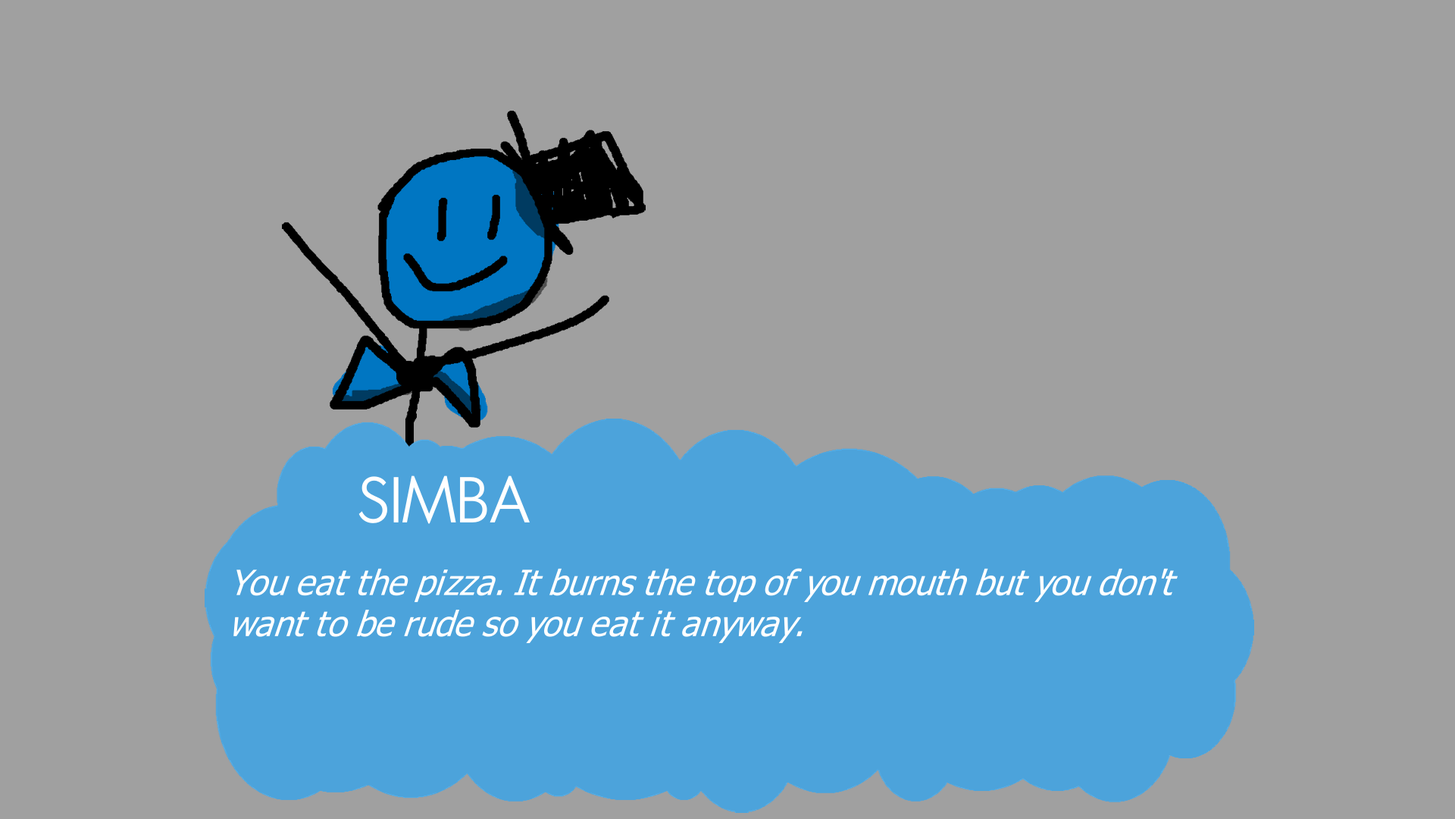
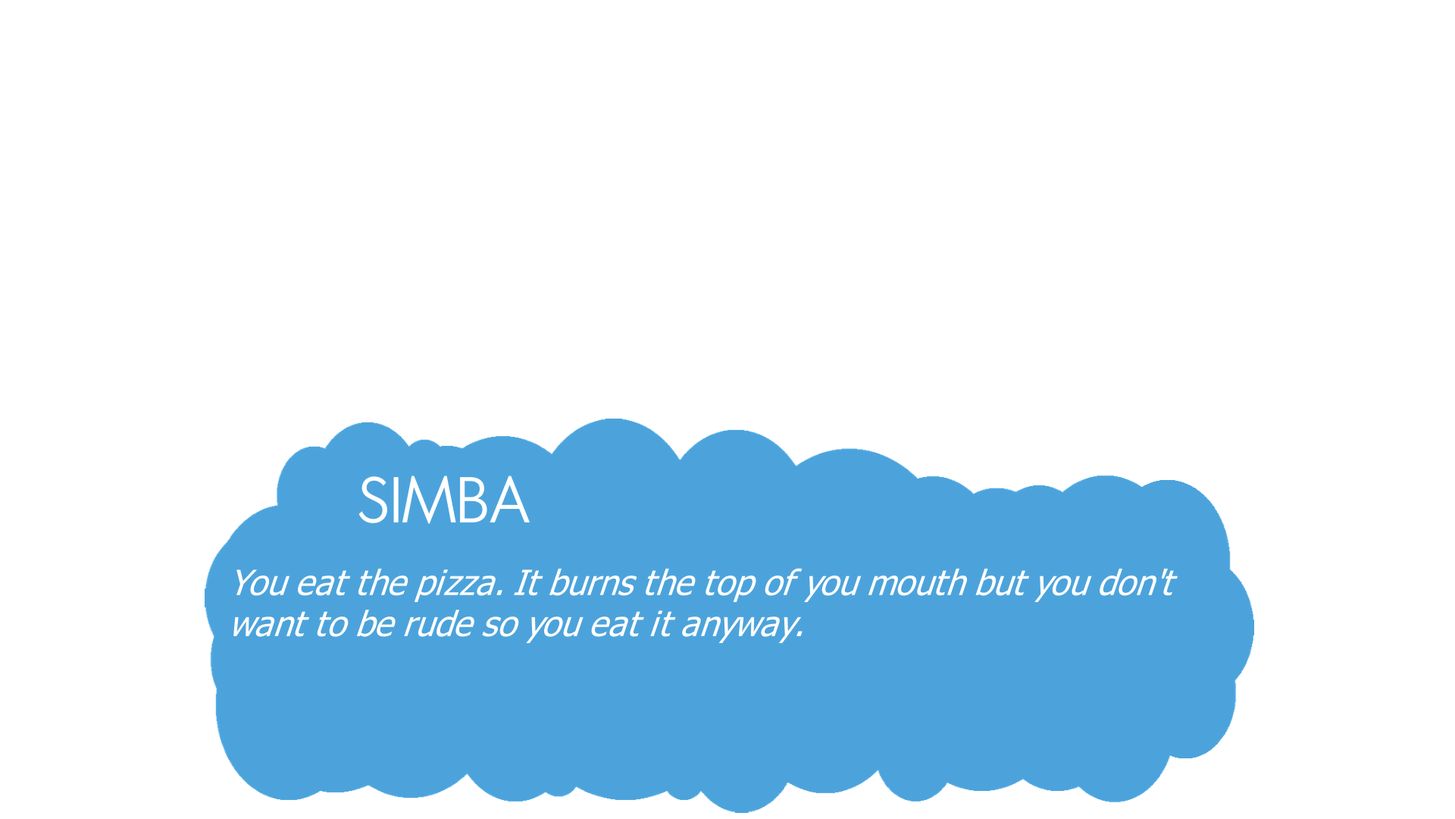
Layer changes from the first 1455 × 819 image to the second:
painted on "Bubble" over [204, 391, 1272, 819]
hid group "Group 2" (3 layers) over [242, 97, 680, 486]
painted on "Shadow" over [291, 145, 583, 437]
painted on "Lines" over [242, 97, 680, 486]
painted on "Color" over [291, 145, 583, 437]
hid "Background" (1st of 2), painted on it over [0, 0, 1455, 819]
